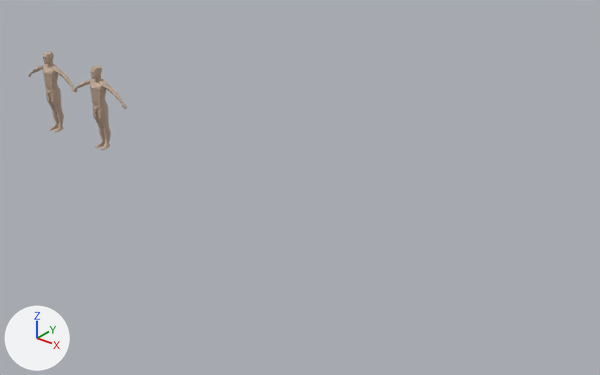
A saved change to the Blender file ehdcjf2.blend.
One viewpoint serves both versions: a 50 mm camera at (82.2, -55.6, 37.9) aimed at (36.6, 1.4, 2.6). Every picture has the same lights, and +X, +Y and +Z are marked at lower left.
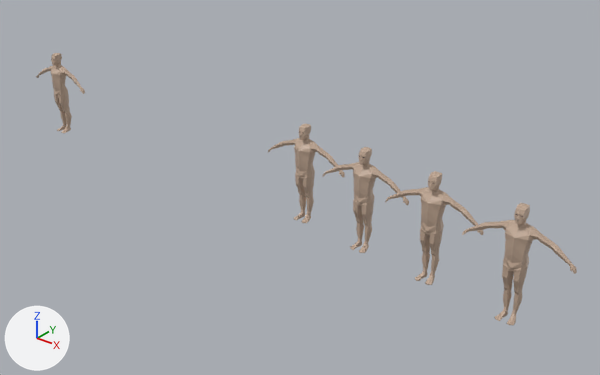
The change, as a list of edits to the scene's bpy script:
```text
Change ob_cube:
    ob_cube.location: (0.0, 0.0, 0.0) -> (38.06, 0.42, 0.13)
Change ob_cube_001:
    ob_cube_001.location: (8.72, 0.0, 0.0) -> (0.33, 0.85, -0.29)
Add ob_cube_005:
    ob_cube_005 = bpy.data.objects.new('Cube.005', me_cube_001.copy())  # the mesh of ob_cube_001
    ob_cube_005.location = (61.44, -3.9, 1.02)
    _m = ob_cube_005.modifiers.new('Mirror', 'MIRROR')
    _m.use_clip = True
Add ob_cube_004:
    ob_cube_004 = bpy.data.objects.new('Cube.004', me_cube_001.copy())  # the mesh of ob_cube_001
    ob_cube_004.location = (53.41, -2.41, 0.7)
    _m = ob_cube_004.modifiers.new('Mirror', 'MIRROR')
    _m.use_clip = True
Add ob_cube_003:
    ob_cube_003 = bpy.data.objects.new('Cube.003', me_cube_001.copy())  # the mesh of ob_cube_001
    ob_cube_003.location = (45.76, -1.0, 0.3)
    _m = ob_cube_003.modifiers.new('Mirror', 'MIRROR')
    _m.use_clip = True
```

What differs and where, as boxes (x1, y1, x2, y2) in the pictures (600 x 375 px):
'Cube.005', added (beige)
    after: (462, 203, 577, 325)
    faces in mat_skin (beige #bfa692): (462, 203, 577, 325)
'Cube', moved
    before: (28, 51, 77, 132)
    after: (268, 123, 345, 223)
'Cube.004', added (beige)
    after: (385, 171, 484, 285)
    faces in mat_skin (beige #bfa692): (385, 171, 484, 285)
'Cube.001', moved
    before: (73, 66, 127, 150)
    after: (36, 53, 85, 133)
'Cube.003', added (beige)
    after: (322, 147, 409, 253)
    faces in mat_skin (beige #bfa692): (322, 147, 409, 253)
